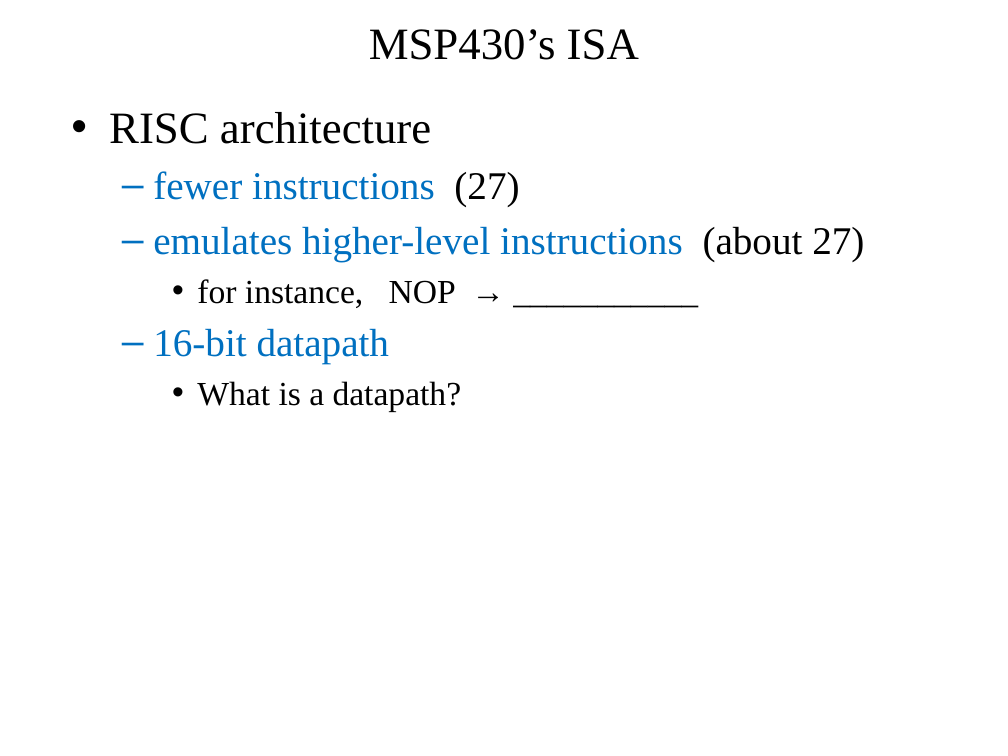
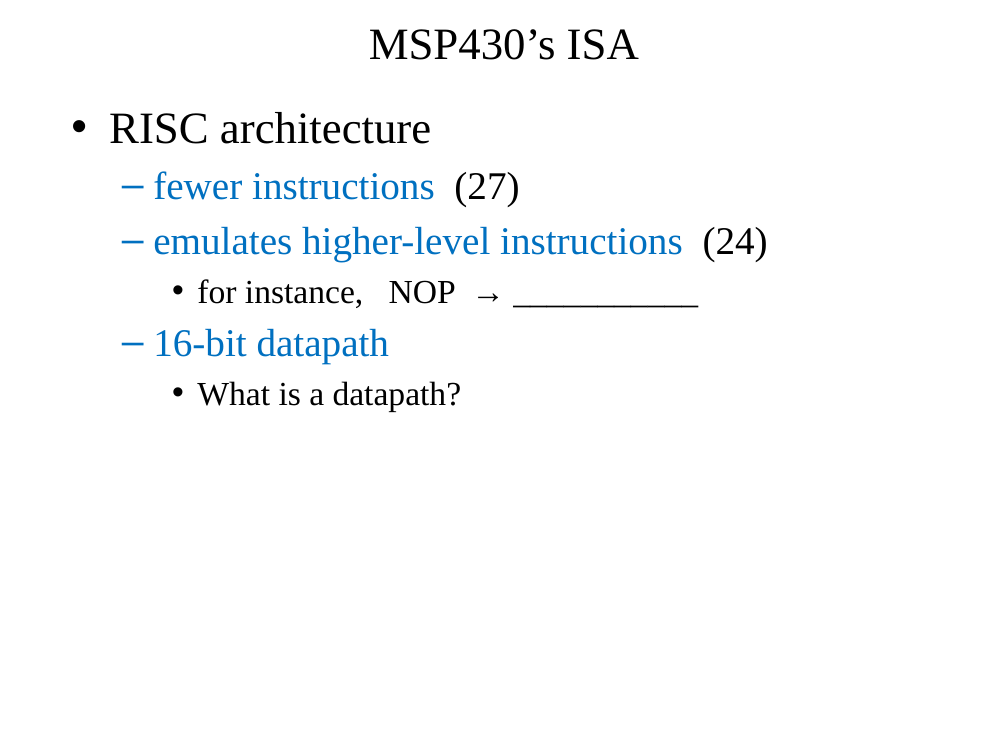
Before and after one commit to pw4rn3r/ECE382, a slide deck: slide 4 of notes/L2/Lsn2.pptx (slide 10 before the commit). Drawn at 1008x756 pixels with LibreOffice and Linux fonts; fonts in the diff are those of the drawing. Boxes give left, top, right and bottom in pixels: in the first picture for what was removed or moved away, otherwise in the second. Text is boxed around its words. In the diff, an @@ line names an element or a change of style, - is before the commit and + after.

```diff
--- a/notes/L2/Lsn2.pptx
+++ b/notes/L2/Lsn2.pptx
@@ text at [153, 226, 768, 262]: text changed @@
-  – emulates higher-level instructions (about 27)
+  – emulates higher-level instructions (24)
```
Also in this commit, not shown: 3 other slides changed, 6 slides removed.
